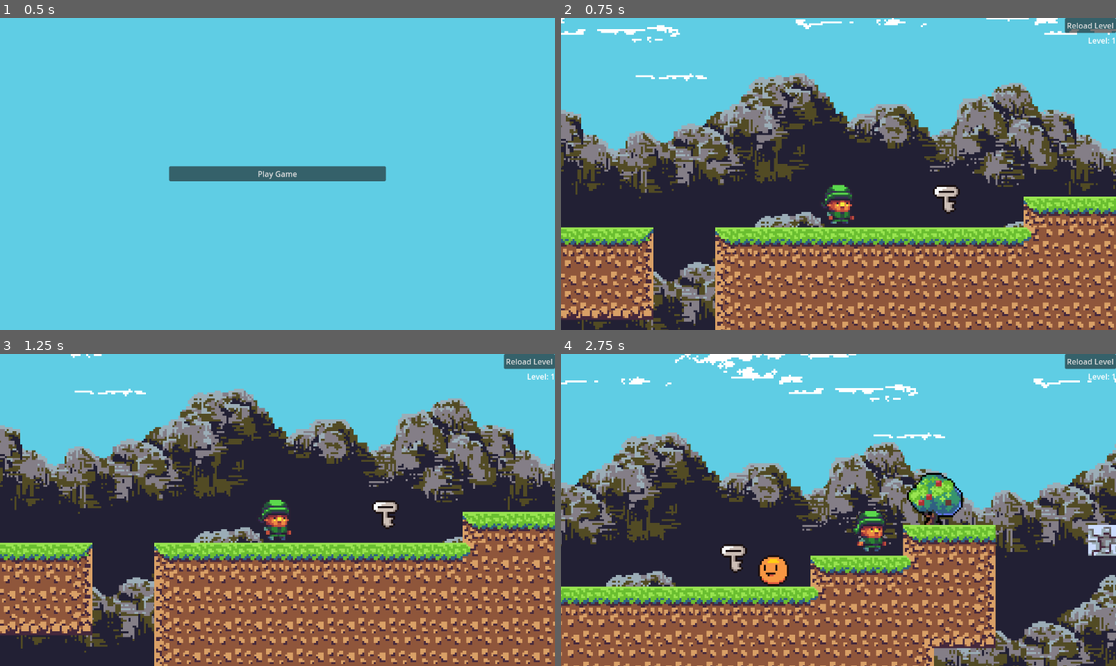
Above: before the commit, frames 1-4 (two rows, left to right).
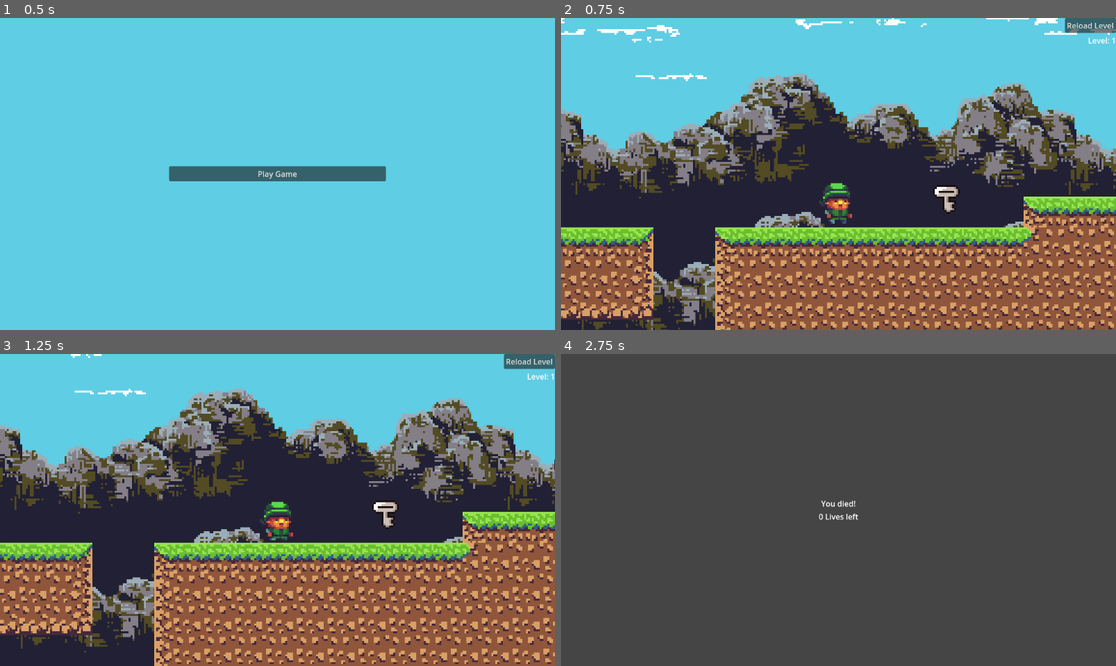
Above: after the commit, the same moments.

Repository: odenwilusenz/lp21-godot
Game: Godot game, scene res://menue.tscn
The game is run twice, just before and just after one commit, with the same random seed, the same clock (stepped at 60 frames per second) and the same inputs.
Inputs:
- Up to frame 1 (0.5 s): no input
- Up to frame 2 (0.75 s): click "Play Game" at 0.5 s
- Up to frame 3 (1.25 s): no input
- Up to frame 4 (2.75 s): hold Right (right) from 1.28 s (still down); tap Space (jump) at 1.52, 2.27 s

Frame 1 is identical in both runs. In frame 2, 0.5% of the frame differs, in the area x 46-53%, y 52-66%; in frame 3, 0.5%; in frame 4, 99%, in the area x 0-100%, y 0-100%.

Commit message:
removing state machine, adding management scripts

Diff:
--- /dev/null
+++ b/example/example-game/death.tscn
@@ -0,0 +1,48 @@
+[gd_scene load_steps=2 format=3 uid="uid://djvpaw12uy7xj"]
+
+[sub_resource type="GDScript" id="GDScript_p5ngi"]
+script/source = "extends Label
+
+func _process(delta: float) -> void:
+	self.text = str(Global.lives) + \" Lives left\"
+"
+
+[node name="Control" type="Control"]
+layout_mode = 3
+anchors_preset = 15
+anchor_right = 1.0
+anchor_bottom = 1.0
+grow_horizontal = 2
+grow_vertical = 2
+
+[node name="ColorRect" type="ColorRect" parent="."]
+layout_mode = 1
+anchors_preset = 15
+anchor_right = 1.0
+anchor_bottom = 1.0
+grow_horizontal = 2
+grow_vertical = 2
+color = Color(0.270222, 0.270222, 0.270222, 1)
+
+[node name="VBoxContainer" type="VBoxContainer" parent="."]
+custom_minimum_size = Vector2(450, 0)
+layout_mode = 1
+anchors_preset = 13
+anchor_left = 0.5
+anchor_right = 0.5
+anchor_bottom = 1.0
+offset_left = -4.0
+offset_right = 4.0
+grow_horizontal = 2
+grow_vertical = 2
+alignment = 1
+
+[node name="Label" type="Label" parent="VBoxContainer"]
+layout_mode = 2
+text = "You died!"
+horizontal_alignment = 1
+
+[node name="Label2" type="Label" parent="VBoxContainer"]
+layout_mode = 2
+horizontal_alignment = 1
+script = SubResource("GDScript_p5ngi")
--- /dev/null
+++ b/example/example-game/gameover.tscn
@@ -0,0 +1,40 @@
+[gd_scene load_steps=2 format=3 uid="uid://dkr5aalbah0gf"]
+
+[sub_resource type="LabelSettings" id="LabelSettings_c7yh7"]
+font_size = 126
+
+[node name="Control" type="Control"]
+layout_mode = 3
+anchors_preset = 15
+anchor_right = 1.0
+anchor_bottom = 1.0
+grow_horizontal = 2
+grow_vertical = 2
+
+[node name="ColorRect" type="ColorRect" parent="."]
+layout_mode = 1
+anchors_preset = 15
+anchor_right = 1.0
+anchor_bottom = 1.0
+grow_horizontal = 2
+grow_vertical = 2
+color = Color(0.270222, 0.270222, 0.270222, 1)
+
+[node name="VBoxContainer" type="VBoxContainer" parent="."]
+custom_minimum_size = Vector2(450, 0)
+layout_mode = 1
+anchors_preset = 13
+anchor_left = 0.5
+anchor_right = 0.5
+anchor_bottom = 1.0
+offset_left = -4.0
+offset_right = 4.0
+grow_horizontal = 2
+grow_vertical = 2
+alignment = 1
+
+[node name="Label" type="Label" parent="VBoxContainer"]
+layout_mode = 2
+text = "Game Over!"
+label_settings = SubResource("LabelSettings_c7yh7")
+horizontal_alignment = 1
--- a/example/example-game/overlay.tscn
+++ b/example/example-game/overlay.tscn
@@ -5,7 +5,7 @@
 
 
 func _on_pressed() -> void:
-	Global.start_game()
+	Global.start_level()
 	pass # Replace with function body.
 "
 
--- a/example/example-game/player.tscn
+++ b/example/example-game/player.tscn
@@ -132,12 +132,12 @@
 zoom = Vector2(4, 4)
 position_smoothing_enabled = true
 
-[node name="AnimatedSprite2D" type="AnimatedSprite2D" parent="."]
+[node name="sprite" type="AnimatedSprite2D" parent="."]
 texture_filter = 1
 sprite_frames = SubResource("SpriteFrames_ivps1")
 animation = &"idle"
 autoplay = "idle"
-frame_progress = 0.613175
+frame_progress = 0.646485
 
 [node name="WorldEnvironment" type="WorldEnvironment" parent="."]
 environment = SubResource("Environment_onrkg")
--- a/example/example-game/scripts/ball.gd
+++ b/example/example-game/scripts/ball.gd
@@ -25,7 +25,7 @@
 		distance = distance.abs()
 
 		if distance.x > distance.y :
-			print("Got Hit")
+			Global.die()
 		else :
 			body.velocity.y = -150
 			queue_free()
--- a/example/example-game/scripts/global.gd
+++ b/example/example-game/scripts/global.gd
@@ -1,10 +1,14 @@
 extends Node
 
-enum STATES {MENUE, LOAD_LEVEL, RUNNING, DEATH, GAME_OVER, VICTORY, GAME_END}
-var state = STATES.MENUE
+const menue = "res://menue.tscn"
+const death = "res://death.tscn"
+const gameover = "res://gameover.tscn"
+const victory = "res://victory.tscn"
 
-const levels = ["res://levels/level-1.tscn"]
-var level = 1
+const levels = ["res://levels/template.tscn"]
+
+var level
+var lives
 
 var current_scene = null
 
@@ -14,8 +18,39 @@
 	current_scene = root.get_child(-1)
 
 func start_game():
-	state = STATES.LOAD_LEVEL
-	_deferred_goto_scene.call_deferred("res://levels/template.tscn")
+	lives = 1
+	level = 1
+	start_level()
+
+func end_game():
+	load_scene(menue)
+
+func start_level():
+	load_scene(levels[level-1])
+
+func end_level():
+	level = level + 1
+
+	if level > levels.size() :
+		print("all levels Played")
+
+	load_scene(victory)
+	delay_call(3, start_level)
+
+func die():
+	lives = lives - 1
+	if lives < 0 :
+		load_scene(gameover)
+		delay_call(5, end_game)
+	else :
+		load_scene(death)
+		delay_call(3, start_level)
+
+func delay_call(delay, function):
+	get_tree().create_timer(delay).timeout.connect(function)
+
+func load_scene(scene) :
+	_deferred_goto_scene.call_deferred(scene)
 
 func _deferred_goto_scene(path):
 	# It is now safe to remove the current scene.
@@ -28,4 +63,3 @@
 	get_tree().root.add_child(current_scene)
 	# Optionally, to make it compatible with the SceneTree.change_scene_to_file() API.
 	get_tree().current_scene = current_scene
-	state = STATES.RUNNING
--- a/example/example-game/scripts/player.gd
+++ b/example/example-game/scripts/player.gd
@@ -3,7 +3,7 @@
 var jumpForce = 250
 var speed = 100
 
-@onready var _animated_sprite = $AnimatedSprite2D
+@onready var _animated_sprite = $sprite
 
 func _physics_process(delta: float) -> void:
 	if not is_on_floor():
--- /dev/null
+++ b/example/example-game/victory.tscn
@@ -0,0 +1,40 @@
+[gd_scene load_steps=2 format=3 uid="uid://cmepal74wwpx0"]
+
+[sub_resource type="LabelSettings" id="LabelSettings_c7yh7"]
+font_size = 56
+
+[node name="Control" type="Control"]
+layout_mode = 3
+anchors_preset = 15
+anchor_right = 1.0
+anchor_bottom = 1.0
+grow_horizontal = 2
+grow_vertical = 2
+
+[node name="ColorRect" type="ColorRect" parent="."]
+layout_mode = 1
+anchors_preset = 15
+anchor_right = 1.0
+anchor_bottom = 1.0
+grow_horizontal = 2
+grow_vertical = 2
+color = Color(0.270222, 0.270222, 0.270222, 1)
+
+[node name="VBoxContainer" type="VBoxContainer" parent="."]
+custom_minimum_size = Vector2(450, 0)
+layout_mode = 1
+anchors_preset = 13
+anchor_left = 0.5
+anchor_right = 0.5
+anchor_bottom = 1.0
+offset_left = -4.0
+offset_right = 4.0
+grow_horizontal = 2
+grow_vertical = 2
+alignment = 1
+
+[node name="Label" type="Label" parent="VBoxContainer"]
+layout_mode = 2
+text = "you won this level!"
+label_settings = SubResource("LabelSettings_c7yh7")
+horizontal_alignment = 1
